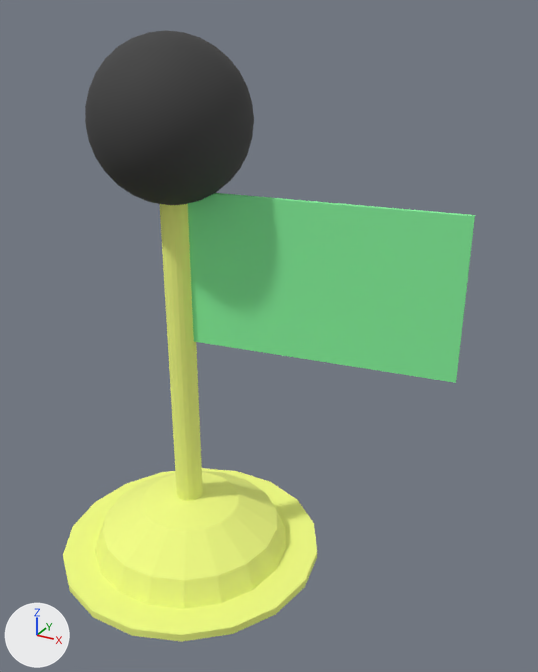
The FBX model Game/Assets/modelData/Flag/Flag.FBX: old version first, new version second.
Both versions are drawn from a camera (50 mm lens) standing at (4.41, -6.05, 6.07) and looking at (0.98, 0.18, 2.95). The axes (+X, +Y, +Z) are drawn at lower left. The lights are the same throughout.
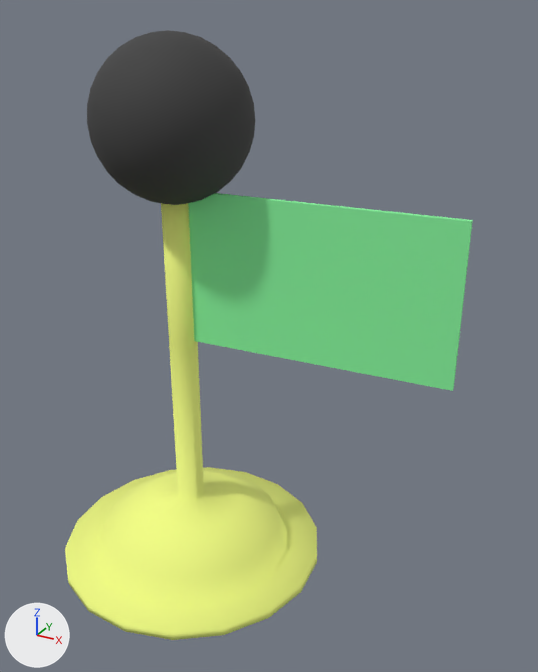
What differs and where, as boxes (x1, y1, x2, y2) in the pictures (538 x 672 px):
'Cylinder001', shading changed, moved, turned
    before: (63, 193, 475, 642)
    after: (65, 193, 473, 640)
'Sphere001', moved
    before: (85, 30, 254, 205)
    after: (87, 30, 255, 205)

What changed in the scene script:
```text
Change me_mesh:
    where me_mesh.from_pydata(...)  # 148 vertices, 292 faces; spans x -61.0..114.0, y -60.0..60.0, z 0.0..174.0
    used by ob_cylinder001; location = (0.0, 0.0, 0.0); scale = (0.0254, 0.0254, 0.0254)
    me_mesh part 1: edges marked sharp go from 224 to 12
Change ob_cylinder001:
    ob_cylinder001.location: (0.0, 0.0, 0.0) -> (0.0, 0.02, 0.0)
    ob_cylinder001.rotation_euler: (0.0, 0.0, 0.0) -> (0.0, 0.0, -0.0694)  # degrees (0, 0, 0) -> degrees (0, 0, -4)
Change ob_sphere001:
    ob_sphere001.location: (0.0, 0.0, 5.08) -> (0.0, 0.02, 5.08)
```
